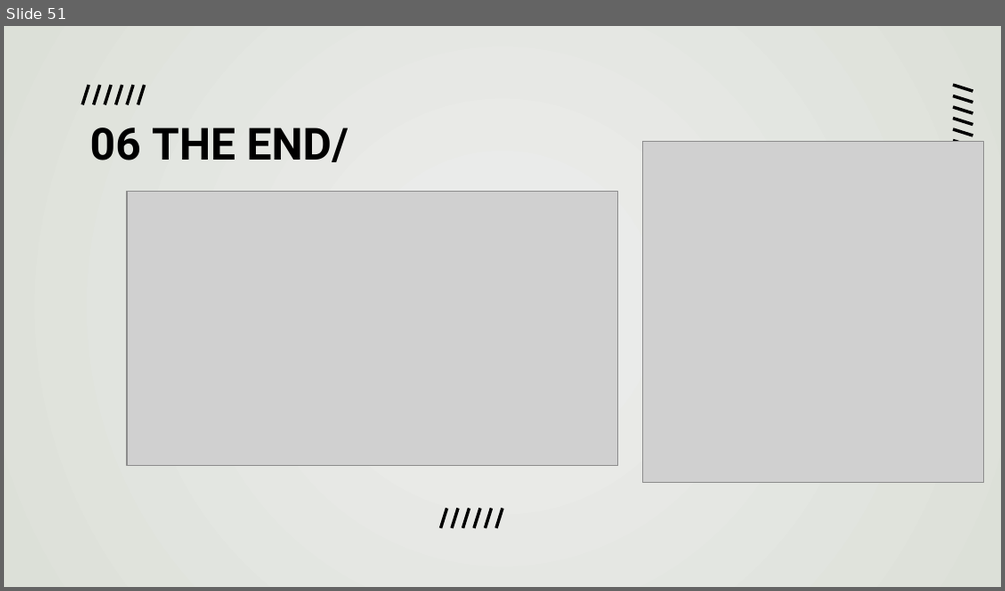
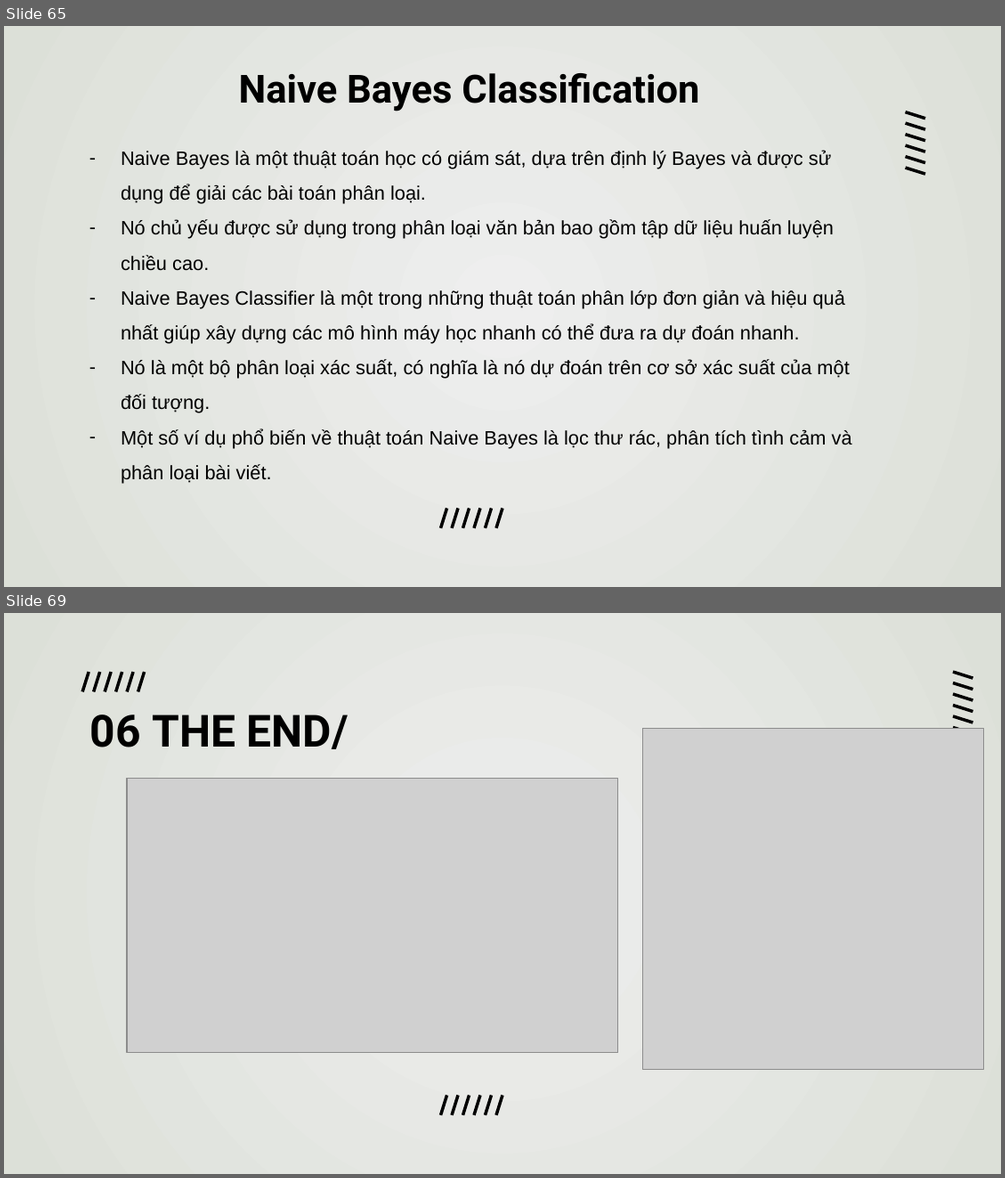
Before and after one commit to duongtanton/NP-KHDL-Gr9, a slide deck: group09.pptx. Shown one above the other, each under a label of ours: slide 51 before the commit, slides 65 and 69 after it; the slides between them are not shown. The pictures are 1005x591 and 1005x1178 pixels, drawn with LibreOffice and Linux fonts; fonts in the diff are those of the drawing; grey boxes stand for pictures. Boxes give left, top, right and bottom in pixels: in the first picture for what was removed or moved away, otherwise in the second. Text is boxed around its words. In the diff, an @@ line names an element or a change of style, - is before the commit and + after.

```diff
--- a/group09.pptx
+++ b/group09.pptx
@@ slide 65 added at (x1=4, y1=26, x2=1001, y2=587), background gradient #EEEEEE to #DCE0D8 @@
@@ title added at (x1=239, y1=73, x2=699, y2=111), 28 pt, text #000000, bold @@
+Naive Bayes Classification
@@ text added at (x1=121, y1=150, x2=852, y2=483), 14 pt, text #000000 @@
+– Naive Bayes là một thuật toán học có giám sát, dựa trên định lý Bayes và được sử dụng để giải các bài toán phân loại.
+– Nó chủ yếu được sử dụng trong phân loại văn bản bao gồm tập dữ liệu huấn luyện chiều cao.
+– Naive Bayes Classifier là một trong những thuật toán phân lớp đơn giản và hiệu quả nhất giúp xây dựng các mô hình máy học nhanh có thể đưa ra dự đoán nhanh.
+– Nó là một bộ phân loại xác suất, có nghĩa là nó dự đoán trên cơ sở xác suất của một đối tượng.
+– Một số ví dụ phổ biến về thuật toán Naive Bayes là lọc thư rác, phân tích tình cảm và phân loại bài viết.
@@ group added at (x1=905, y1=111, x2=925, y2=174): 6 lines @@
@@ group added at (x1=441, y1=507, x2=502, y2=527): 6 lines @@
@@ what was slide 51 is now slide 69 @@
```
Also in this commit, not shown: 17 other slides added.
